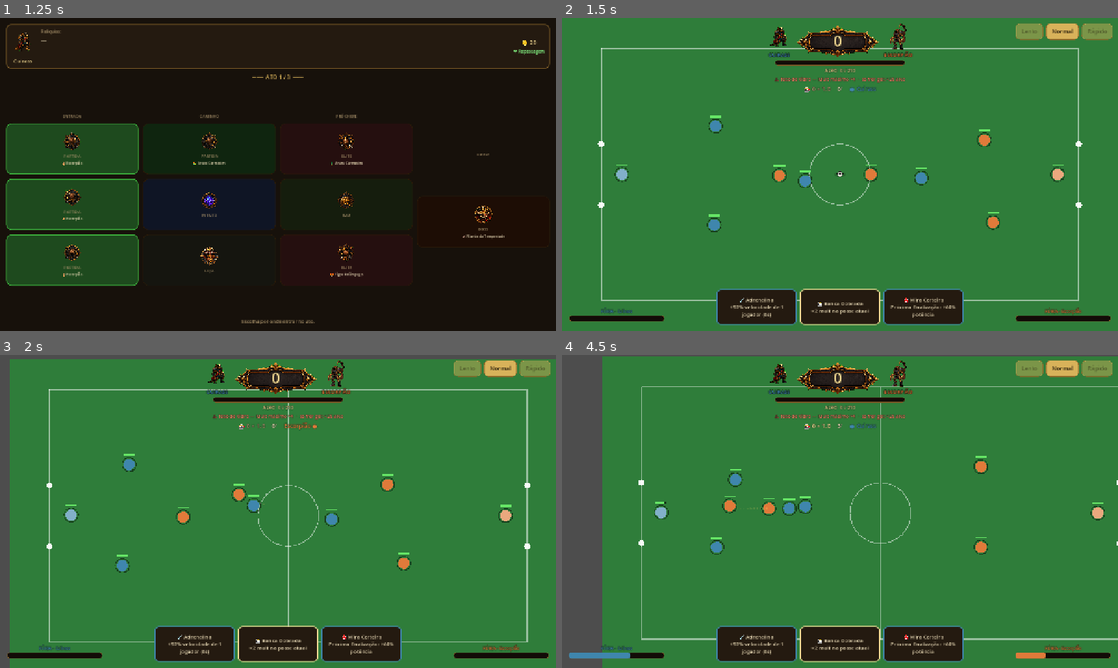
Above: before the commit, frames 1-4 (two rows, left to right).
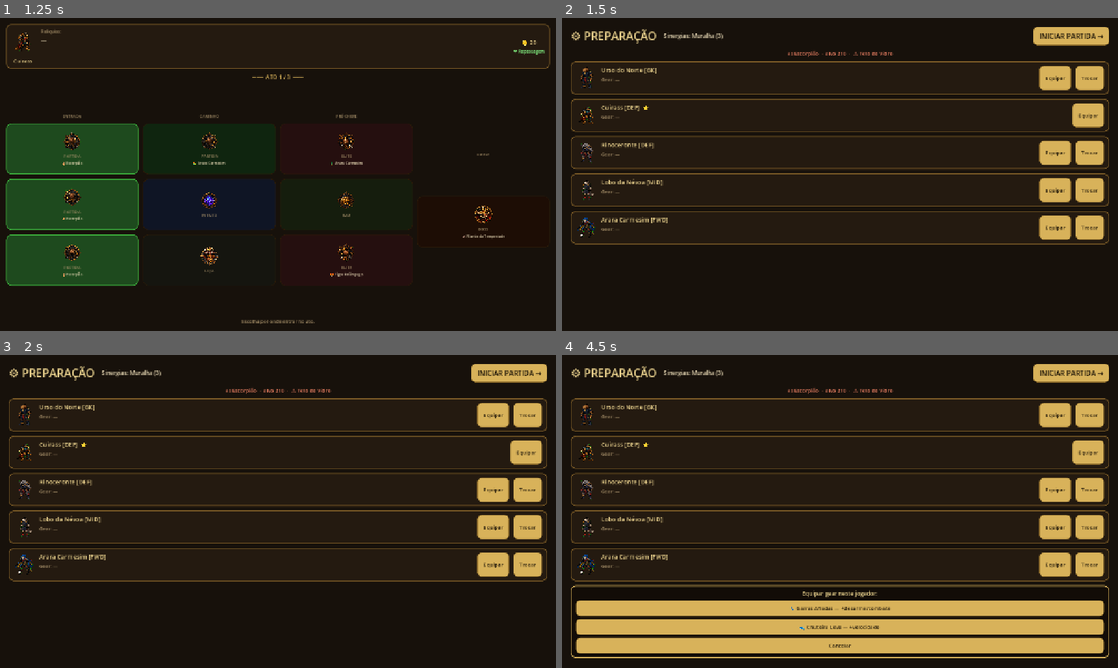
Above: after the commit, the same moments.

Repository: gmoraess/worldcupbeasts
Game: Godot game, scene res://scenes/Main.tscn
The game is run twice, just before and just after one commit, with the same random seed, the same clock (stepped at 60 frames per second) and the same inputs.
Inputs (mouse positions are in pixels of both pictures, inside the frame that each line leads up to):
- Up to frame 1 (1.25 s): click (122, 102) at 0.52 s
- Up to frame 2 (1.5 s): click (634, 149) at 1.27 s
- Up to frame 3 (2 s): no input
- Up to frame 4 (4.5 s): click (1056, 414) at 2 s, where only the run after the commit has a clickable "Equipar"; click (1090, 414) at 2.75 s, where only the run after the commit has a clickable "Trocar"; click (1090, 452) at 3.5 s, where only the run after the commit has a clickable "Equipar"; click (1056, 489) at 4.25 s, where only the run after the commit has a clickable "Equipar"

Frame 1 is identical in both runs. In frame 2, 95% of the frame differs, in the area x 0-100%, y 0-100%; in frame 3, 95%; in frame 4, 98%.

Commit message:
Doc 2 §4 + Doc 3 §6.3 + §2 — PrepScreen, gear por jogador, sinergias
- GameState: GEAR (relíquias equipadas num jogador, mods só dele), gear_inv +
  equipped[5]; SINERGIAS (tags pedra/sangue/sombra/fogo entre os 5 → mods de
  time); home_squad agora soma relíquias globais + sinergia + gear por slot;
  helpers equip_gear/unequip_gear/swap_titular/active_synergies.
- PrepScreen.gd: tela de preparação antes da partida — trocar titular por
  reserva (capitã fixa), equipar/remover gear, ver sinergias; "Iniciar" pulável.
- Main: roteamento Mapa→Prep→Partida. test_flow ajustado (emite prep_done).

Co-Authored-By: Claude Opus 4.8 <noreply@anthropic.com>

Diff:
--- a/scripts/GameState.gd
+++ b/scripts/GameState.gd
@@ -128,6 +128,23 @@
 	"essencia_veloz":  {"name": "Essência Veloz", "ic": "💨", "desc": "++velocidade e controle, −fôlego", "mods": {"spd_mult": 0.18, "ctrl_mult": 0.08, "sta_mult": -0.08}},
 }
 
+# GEAR — relíquias EQUIPADAS num jogador (Doc 3 §6.3): mods só pra aquela fera.
+const GEAR := {
+	"caneleira":    {"nome": "Caneleira de Ferro", "ic": "🦿", "desc": "+resistência (def/fôlego)", "mods": {"def": 0.12, "sta": 0.12}},
+	"garras":       {"nome": "Garras Afiadas", "ic": "🐾", "desc": "+desarme/combate", "mods": {"des": 0.20}},
+	"chuteira":     {"nome": "Chuteira Leve", "ic": "👟", "desc": "+velocidade", "mods": {"spd": 0.16}},
+	"tornozeleira": {"nome": "Tornozeleira", "ic": "🎯", "desc": "+finalização", "mods": {"fin": 0.20}},
+	"manopla":      {"nome": "Manopla", "ic": "🥊", "desc": "+controle", "mods": {"ctrl": 0.16}},
+}
+
+# SINERGIAS (§2) — contam as tags entre os 5 titulares; limiar ativa mods de TIME.
+const SINERGIAS := {
+	"pedra":  {"nome": "Muralha", "2": {"def": 0.08}, "4": {"def": 0.16}},
+	"sangue": {"nome": "Matilha", "2": {"des": 0.12}},
+	"sombra": {"nome": "Sombra", "2": {"spd": 0.08}, "3": {"spd": 0.15}},
+	"fogo":   {"nome": "Brasa", "2": {"fin": 0.10}, "3": {"fin": 0.18}},
+}
+
 ## Preço da loja escala por ato (tensão econômica: ouro vale mais cedo).
 func shop_price() -> int:
 	return 25 + act * 10            # ato 1=25 · ato 2=35 · ato 3=45
@@ -142,6 +159,8 @@
 var beast: Dictionary = {}         # == POOL[capita] (compat.)
 var relics: Array = []
 var jokers: Array = []             # Doc 3 §4 — ids de jokers (relíquias de pontuação)
+var gear_inv: Array = []           # gear no inventário (não equipado)
+var equipped: Array = []           # gear equipado por slot de titular (5; "" = vazio)
 var gold: int = 20
 var extra_life: bool = true
 var act: int = 0
@@ -158,6 +177,8 @@
 	reservas = _pick_reserves(titulares, 2)
 	relics = []
 	jokers = ["matador"]            # joker inicial (Doc 3) — combos crescem na corrida
+	gear_inv = ["garras", "chuteira"]   # gear inicial pra equipar na PrepScreen
+	equipped = ["", "", "", "", ""]
 	gold = 20
 	extra_life = true
 	act = 0; col = -1; lane = 1
@@ -196,17 +217,75 @@
 
 var home_squad_override: Array = []   # seam de teste (vazio em produção)
 
-## Perfis dos 5 titulares do jogador (com relíquias), na ordem da FORMATION.
+## Perfis dos 5 titulares do jogador: stats base + relíquias globais + SINERGIAS
+## (time) + GEAR (por jogador). Ordem da FORMATION.
 func home_squad() -> Array:
 	if home_squad_override.size() == 5:
 		return home_squad_override
+	var syn: Dictionary = _synergy_mods()
 	var out: Array = []
+	for i in titulares.size():
+		var base: Dictionary = POOL.get(titulares[i], {}).get("stats", NEUTRAL)
+		var s: Dictionary = _with_relics(base)            # relíquias globais
+		for k in syn: s[k] = s.get(k, 1.0) + syn[k]       # sinergias (time)
+		if i < equipped.size() and equipped[i] != "":     # gear (por jogador)
+			var gm: Dictionary = GEAR[equipped[i]]["mods"]
+			for k in gm: s[k] = s.get(k, 1.0) + gm[k]
+		out.append(s)
+	while out.size() < 5: out.append(NEUTRAL.duplicate())
+	return out
+
+## Mods de sinergia agregados (conta tags entre os titulares, aplica limiares).
+func _synergy_mods() -> Dictionary:
+	var counts: Dictionary = _tag_counts()
+	var mods: Dictionary = {}
+	for tag in SINERGIAS:
+		var n: int = counts.get(tag, 0)
+		var best: Dictionary = {}
+		for thr in ["2", "3", "4", "5"]:
+			if SINERGIAS[tag].has(thr) and n >= int(thr):
+				best = SINERGIAS[tag][thr]
+		for k in best: mods[k] = mods.get(k, 0.0) + best[k]
+	return mods
+
+func _tag_counts() -> Dictionary:
+	var counts: Dictionary = {}
 	for id in titulares:
-		var base: Dictionary = POOL.get(id, {}).get("stats", NEUTRAL)
-		out.append(_with_relics(base))
-	if out.size() < 5:
-		while out.size() < 5: out.append(NEUTRAL.duplicate())
+		for t in POOL.get(id, {}).get("tags", []):
+			counts[t] = counts.get(t, 0) + 1
+	return counts
+
+## Sinergias ATIVAS (p/ a PrepScreen): [{tag, nome, n}] que bateram o limiar.
+func active_synergies() -> Array:
+	var counts: Dictionary = _tag_counts()
+	var out: Array = []
+	for tag in SINERGIAS:
+		var n: int = counts.get(tag, 0)
+		var hit := false
+		for thr in ["2", "3", "4", "5"]:
+			if SINERGIAS[tag].has(thr) and n >= int(thr): hit = true
+		if hit: out.append({"tag": tag, "nome": SINERGIAS[tag]["nome"], "n": n})
 	return out
+
+# — equipar/desequipar gear num slot de titular (PrepScreen §6.3) —
+func equip_gear(slot: int, gid: String) -> void:
+	if slot < 0 or slot >= 5 or not gear_inv.has(gid): return
+	if equipped[slot] != "": gear_inv.append(equipped[slot])   # devolve o atual
+	gear_inv.erase(gid)
+	equipped[slot] = gid
+
+func unequip_gear(slot: int) -> void:
+	if slot < 0 or slot >= 5 or equipped[slot] == "": return
+	gear_inv.append(equipped[slot])
+	equipped[slot] = ""
+
+## Troca o titular de um slot por uma reserva (capitã é fixa). Gear fica no slot.
+func swap_titular(slot: int, reserve_id: String) -> void:
+	if slot < 0 or slot >= 5 or titulares[slot] == capita or not reservas.has(reserve_id): return
+	var old: String = titulares[slot]
+	titulares[slot] = reserve_id
+	reservas.erase(reserve_id)
+	reservas.append(old)
 
 ## Perfis (stats puros, sem relíquias) de uma lista de ids — usado por testes/IA.
 func squad_profiles(ids: Array) -> Array:
--- a/scripts/Main.gd
+++ b/scripts/Main.gd
@@ -4,6 +4,7 @@
 ## instanciada como filha e avisa o fim por sinal.
 const BeastSelect = preload("res://scripts/BeastSelect.gd")
 const MapScreen = preload("res://scripts/MapScreen.gd")
+const PrepScreen = preload("res://scripts/PrepScreen.gd")
 const RelicScreen = preload("res://scripts/RelicScreen.gd")
 const EventScreen = preload("res://scripts/EventScreen.gd")
 const ShopScreen = preload("res://scripts/ShopScreen.gd")
@@ -37,11 +38,14 @@
 func _on_node(c: int, l: int) -> void:
 	var node: Dictionary = GameState.enter_node(c, l)
 	match node.get("type", ""):
-		"partida", "elite", "boss": _show_match()
+		"partida", "elite", "boss": _show_prep()
 		"bau": _show_relic(func(_id): _show_map())
 		"evento": _show_event()
 		"loja": _show_shop()
 		_: _show_map()
+
+func _show_prep() -> void:
+	_switch(PrepScreen.new(), {"prep_done": _show_match})
 
 func _show_match() -> void:
 	_switch(MatchScene.instantiate(), {"match_over": _on_match_over})
--- /dev/null
+++ b/scripts/PrepScreen.gd
@@ -0,0 +1,115 @@
+extends Control
+## Tela de Preparação (Doc 2 §4 + Doc 3 §6.3) — montar o time antes da partida:
+## trocar titulares por reservas, equipar GEAR por jogador, ver sinergias ativas.
+## "Iniciar" funciona com a escalação atual (pulável). A capitã é fixa.
+signal prep_done
+
+var sel_slot := -1       # slot de titular selecionado
+var mode := ""           # "" | "swap" | "gear"
+
+func _ready() -> void:
+	set_anchors_and_offsets_preset(Control.PRESET_FULL_RECT)
+	_build()
+
+func _build() -> void:
+	for c in get_children(): c.queue_free()
+	add_child(UI.bg_rect())
+	var root := MarginContainer.new()
+	root.set_anchors_and_offsets_preset(Control.PRESET_FULL_RECT)
+	for s in ["margin_left", "margin_right", "margin_top", "margin_bottom"]:
+		root.add_theme_constant_override(s, 20)
+	add_child(root)
+	var col := VBoxContainer.new()
+	col.add_theme_constant_override("separation", 10)
+	root.add_child(col)
+
+	# topo: título + sinergias + iniciar
+	var top := HBoxContainer.new()
+	top.add_theme_constant_override("separation", 16)
+	col.add_child(top)
+	top.add_child(UI.clbl("⚙ PREPARAÇÃO", 26, UI.GOLD2))
+	var syn := UI.lbl("Sinergias: " + _synergy_text(), 13, UI.RUNE)
+	syn.size_flags_horizontal = Control.SIZE_EXPAND_FILL
+	top.add_child(syn)
+	var go := UI.gold_btn("INICIAR PARTIDA →", 16)
+	go.pressed.connect(func(): prep_done.emit())
+	top.add_child(go)
+	col.add_child(UI.clbl("vs %s  ·  alvo %d  ·  ⚠ %s" % [GameState.enemy_name(), GameState.target(), GameState.debuff().get("nome", "—")], 12, Color("ff8a6b")))
+
+	# 5 titulares
+	for i in GameState.titulares.size():
+		col.add_child(_starter_row(i))
+
+	# painel contextual (trocar fera / equipar gear)
+	if mode == "swap":
+		col.add_child(_chooser_swap())
+	elif mode == "gear":
+		col.add_child(_chooser_gear())
+
+func _starter_row(i: int) -> Control:
+	var id: String = GameState.titulares[i]
+	var data: Dictionary = GameState.POOL[id]
+	var box := UI.framed()
+	box.custom_minimum_size = Vector2(0, 70)
+	var h := HBoxContainer.new()
+	h.add_theme_constant_override("separation", 10)
+	box.add_child(h)
+	h.add_child(UI.icon("res://assets/beasts/%s.png" % id, Vector2(48, 56), data["crest"]))
+	var v := VBoxContainer.new()
+	v.size_flags_horizontal = Control.SIZE_EXPAND_FILL
+	var cap := "  ⭐" if id == GameState.capita else ""
+	v.add_child(UI.lbl("%s [%s]%s" % [data["nome"], GameState.FORMATION[i], cap], 14, UI.GOLD2))
+	var g: String = GameState.equipped[i]
+	var gtxt := "Gear: —" if g == "" else "Gear: %s %s" % [GameState.GEAR[g]["ic"], GameState.GEAR[g]["nome"]]
+	v.add_child(UI.lbl(gtxt, 11, UI.RUNE2))
+	h.add_child(v)
+	var bg := UI.gold_btn("Equipar", 12)
+	bg.pressed.connect(func(): sel_slot = i; mode = "gear"; _build())
+	h.add_child(bg)
+	if id != GameState.capita:
+		var bs := UI.gold_btn("Trocar", 12)
+		bs.pressed.connect(func(): sel_slot = i; mode = "swap"; _build())
+		h.add_child(bs)
+	return box
+
+func _chooser_swap() -> Control:
+	var box := UI.framed(UI.PANEL2, UI.GOLD)
+	var v := VBoxContainer.new(); v.add_theme_constant_override("separation", 6); box.add_child(v)
+	v.add_child(UI.clbl("Trocar por uma reserva:", 13, UI.GOLD2))
+	if GameState.reservas.is_empty():
+		v.add_child(UI.lbl("Sem reservas. Recrute na loja.", 11, UI.RUNE2))
+	for rid in GameState.reservas:
+		var b := UI.gold_btn("%s %s [%s]" % [GameState.POOL[rid]["crest"], GameState.POOL[rid]["nome"], GameState.POOL[rid]["papel"]], 12)
+		b.pressed.connect(func(): GameState.swap_titular(sel_slot, rid); mode = ""; sel_slot = -1; _build())
+		v.add_child(b)
+	var cancel := UI.gold_btn("Cancelar", 12)
+	cancel.pressed.connect(func(): mode = ""; sel_slot = -1; _build())
+	v.add_child(cancel)
+	return box
+
+func _chooser_gear() -> Control:
+	var box := UI.framed(UI.PANEL2, UI.GOLD)
+	var v := VBoxContainer.new(); v.add_theme_constant_override("separation", 6); box.add_child(v)
+	v.add_child(UI.clbl("Equipar gear neste jogador:", 13, UI.GOLD2))
+	if GameState.equipped[sel_slot] != "":
+		var rb := UI.gold_btn("Remover gear atual", 12)
+		rb.pressed.connect(func(): GameState.unequip_gear(sel_slot); mode = ""; sel_slot = -1; _build())
+		v.add_child(rb)
+	if GameState.gear_inv.is_empty():
+		v.add_child(UI.lbl("Inventário de gear vazio.", 11, UI.RUNE2))
+	for gid in GameState.gear_inv:
+		var data: Dictionary = GameState.GEAR[gid]
+		var b := UI.gold_btn("%s %s — %s" % [data["ic"], data["nome"], data["desc"]], 12)
+		b.pressed.connect(func(): GameState.equip_gear(sel_slot, gid); mode = ""; sel_slot = -1; _build())
+		v.add_child(b)
+	var cancel := UI.gold_btn("Cancelar", 12)
+	cancel.pressed.connect(func(): mode = ""; sel_slot = -1; _build())
+	v.add_child(cancel)
+	return box
+
+func _synergy_text() -> String:
+	var act: Array = GameState.active_synergies()
+	if act.is_empty(): return "nenhuma"
+	var parts: Array = []
+	for s in act: parts.append("%s (%d)" % [s["nome"], s["n"]])
+	return ", ".join(parts)
--- a/tests/test_flow.gd
+++ b/tests/test_flow.gd
@@ -19,7 +19,10 @@
 	await process_frame
 	print("  MapScreen: OK (ato %d, %d nós no ato)" % [gs.act, gs.map_data[gs.act].size()])
 
-	main._on_node(0, 1)            # entra numa partida
+	main._on_node(0, 1)            # entra num nó de partida → PrepScreen
+	await process_frame
+	print("  PrepScreen: OK")
+	main.current.prep_done.emit() # inicia a partida
 	await process_frame
 	await process_frame
 	var m = main.current
Not shown, changed: HISTORY.md
